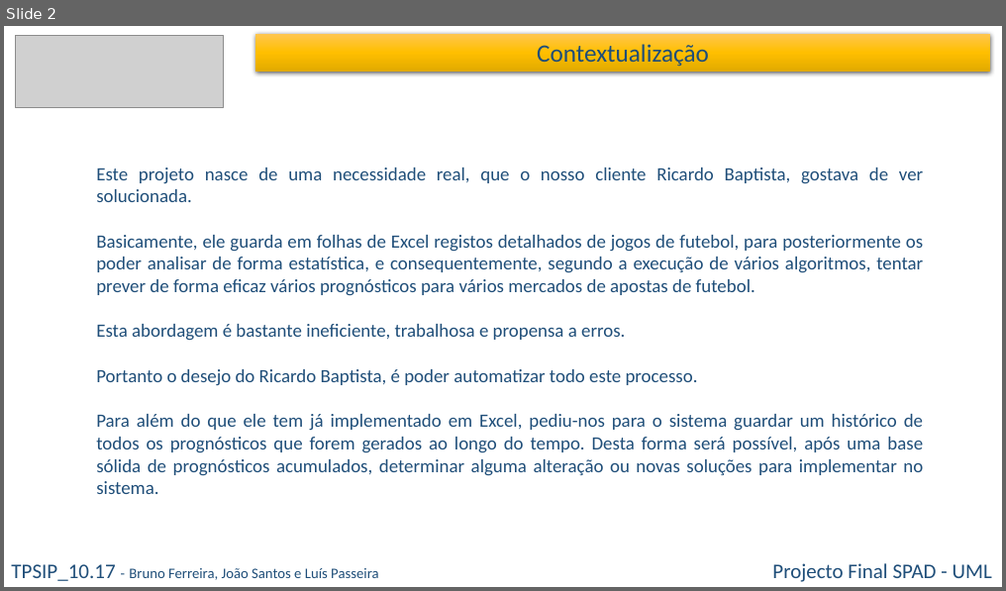
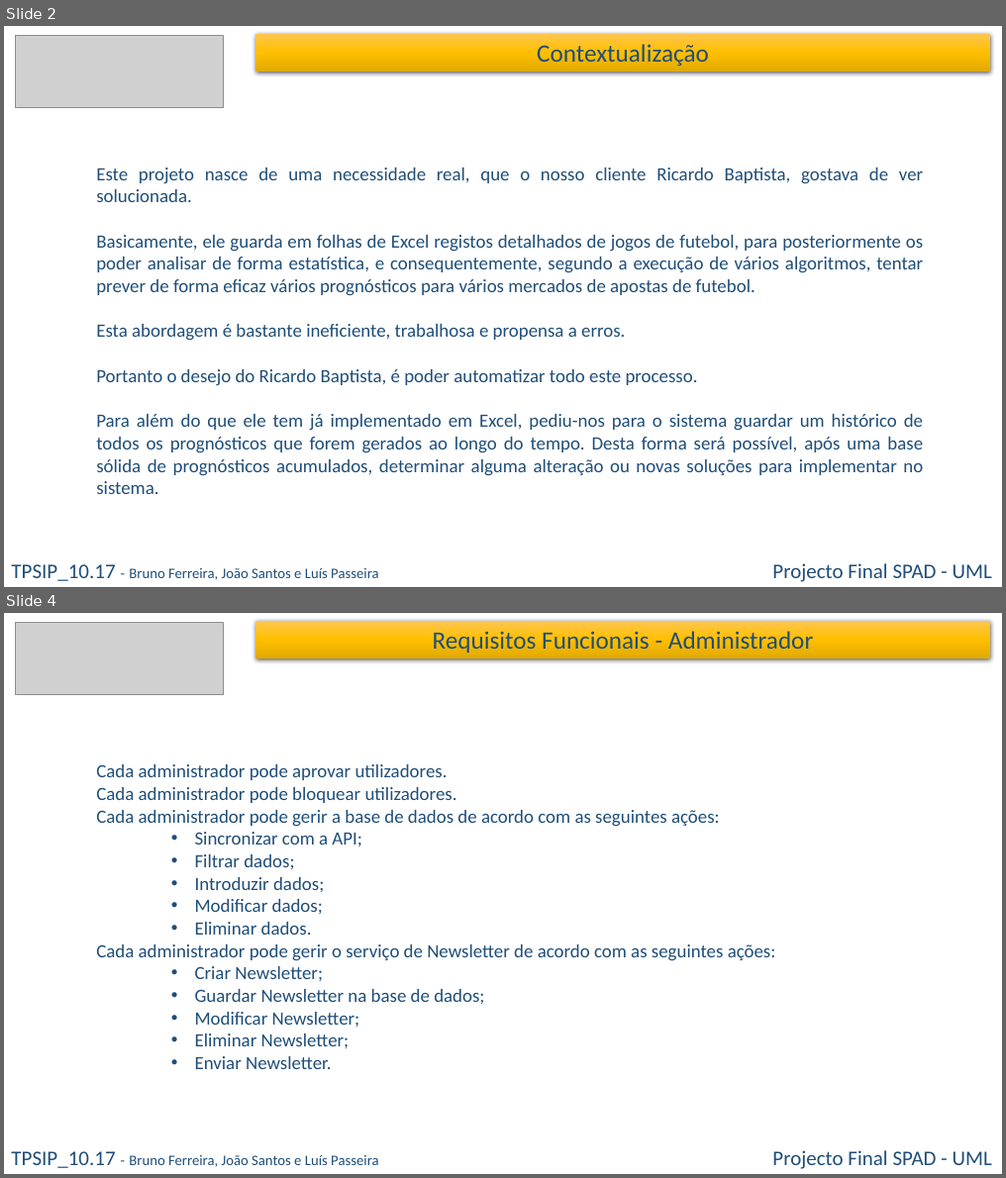
Before and after one commit to bmiguelmf/WizBall, a slide deck: 04 - Docs/01 - Project Manager/08 - UML/00 - Apresentação UML/UML Grupo 3.pptx. Shown one above the other, each under a label of ours: slide 2 before the commit, slides 2 and 4 after it; the slides between them are not shown. The pictures are 1006x591 and 1006x1178 pixels, drawn with LibreOffice and Linux fonts; fonts in the diff are those of the drawing; grey boxes stand for pictures. Boxes give left, top, right and bottom in pixels: in the first picture for what was removed or moved away, otherwise in the second. Text is boxed around its words. In the diff, an @@ line names an element or a change of style, - is before the commit and + after.

```diff
--- a/04 - Docs/01 - Project Manager/08 - UML/00 - Apresentação UML/UML Grupo 3.pptx
+++ b/04 - Docs/01 - Project Manager/08 - UML/00 - Apresentação UML/UML Grupo 3.pptx
@@ slide 4 added at (4,613,1002,1174), background #FFFFFF @@
@@ picture added at (16,623,224,694) @@
@@ rectangle added at (255,621,991,658), fill gradient #FFC752 to #FFC000 to #E3AB00, 24 pt, text #1F4E79 @@
+Requisitos Funcionais - Administrador
@@ text added at (96,764,776,1069), 18 pt, text #1F4E79 @@
+Cada administrador pode aprovar utilizadores.
+Cada administrador pode bloquear utilizadores.
+Cada administrador pode gerir a base de dados de acordo com as seguintes ações:
+    • Sincronizar com a API;
+    • Filtrar dados;
+    • Introduzir dados;
+    • Modificar dados;
+    • Eliminar dados.
+Cada administrador pode gerir o serviço de Newsletter de acordo com as seguintes ações:
+    • Criar Newsletter;
+    • Guardar Newsletter na base de dados;
+    • Modificar Newsletter;
+    • Eliminar Newsletter;
+    • Enviar Newsletter.
@@ text added at (11,1152,378,1168), 14 pt, text #1F4E79 @@
+TPSIP_10.17 - Bruno Ferreira, João Santos e Luís Passeira
@@ text added at (772,1151,992,1169), 20 pt, text #1F4E79 @@
+Projecto Final SPAD - UML
```
Also in this commit, not shown: 2 slides changed, 14 other slides added, 16 other files.
